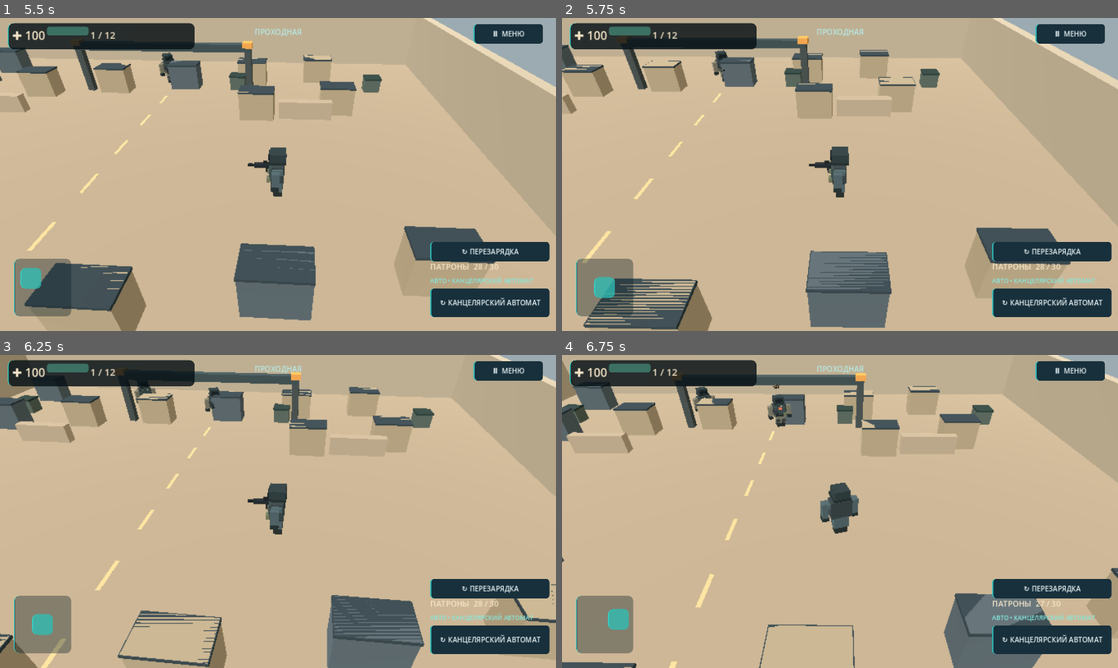
Above: before the commit, frames 1-4 (two rows, left to right).
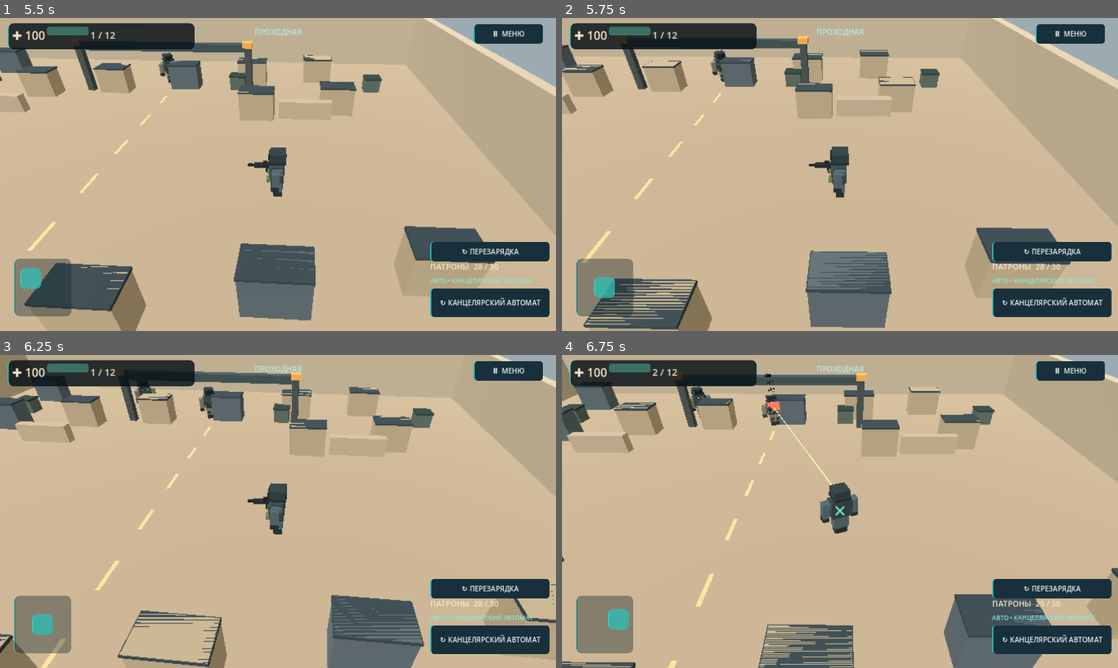
Above: after the commit, the same moments.

Repository: gemini13334-beep/---
Game: Godot game, scene res://scenes/main.tscn
The game is run twice, just before and just after one commit, with the same random seed, the same clock (stepped at 60 frames per second) and the same inputs.
Inputs (mouse positions are in pixels of both pictures, inside the frame that each line leads up to):
- Up to frame 1 (5.5 s): click "Ⅱ МЕНЮ" at 0.5 s; click "↻ КАНЦЕЛЯРСКИЙ АВТОМАТ" at 1.25 s; click "▶ КАМПАНИЯ: ПРОХОДНАЯ" at 2 s; tap Enter at 2.75 s; move the mouse to (400, 158) at 2.77 s; hold D 2.78-3.5 s; click (400, 158) at 2.92 s; drag from (166, 190) to (250, 237) at 3.52 s; move the mouse to (333, 105) at 4.27 s; hold D 4.28-5 s; drag from (250, 237) to (111, 127) at 5.02 s
- Up to frame 2 (5.75 s): no input
- Up to frame 3 (6.25 s): move the mouse to (444, 558) at 5.77 s; hold A from 5.78 s (still down)
- Up to frame 4 (6.75 s): release A at 6.5 s; drag from (673, 464) to (756, 433) at 6.52 s

Frame 1 is identical in both runs. In frame 2, less than 0.1% of the frame differs, in the area x 26-30%, y 10-21%; in frame 3, 0.2%; in frame 4, 4.5%, in the area x 0-100%, y 0-100%.

Commit message:
Add lightweight raycast obstacle avoidance for arena enemies

Diff:
--- a/godot/scripts/main.gd
+++ b/godot/scripts/main.gd
@@ -260,7 +260,7 @@
     var next_position:Vector3=e.position+steering.normalized()*delta*float(e.get_meta("speed",1.6))
     next_position.x=clampf(next_position.x,-18.7,18.7)
     next_position.z=clampf(next_position.z,-18.7,18.7)
-    e.position=next_position
+    e.position=_enemy_navigate(e,next_position,steering.normalized(),delta)
   else:
    hp-=delta*float(e.get_meta("damage",12.0))
   if distance_to_hero>0.01:
@@ -320,6 +320,27 @@
   health_bar.value=clampf(hp,0.0,100.0)
   health_bar.modulate=Color("#e96c62") if hp<=30.0 else Color("#68e0c1")
  _update_camera(delta)
+
+func _enemy_navigate(enemy:Node3D, desired_position:Vector3, direction:Vector3, delta:float)->Vector3:
+ # Cheap wall/cover avoidance for the low-poly arena, no navigation bake required.
+ var origin:Vector3=enemy.global_position+Vector3(0.0,0.85,0.0)
+ var travel:float=enemy.global_position.distance_to(desired_position)
+ if travel<0.001: return desired_position
+ var query:=PhysicsRayQueryParameters3D.create(origin,origin+direction*(travel+0.65))
+ query.collide_with_areas=false
+ if get_world_3d().direct_space_state.intersect_ray(query).is_empty():
+  return desired_position
+ # Try either tangent around an obstacle. Keep the actor away from solid props.
+ var side:=Vector3(-direction.z,0.0,direction.x)
+ for candidate in [side,-side]:
+  var test:=PhysicsRayQueryParameters3D.create(origin,origin+candidate*(travel+0.65))
+  test.collide_with_areas=false
+  if get_world_3d().direct_space_state.intersect_ray(test).is_empty():
+   var result:Vector3=enemy.position+candidate*travel
+   result.x=clampf(result.x,-18.7,18.7)
+   result.z=clampf(result.z,-18.7,18.7)
+   return result
+ return enemy.position
 
 func _has_clear_shot(target:Node3D)->bool:
  # OpenFPS-style hitscan visibility check; enemy health remains lightweight.
